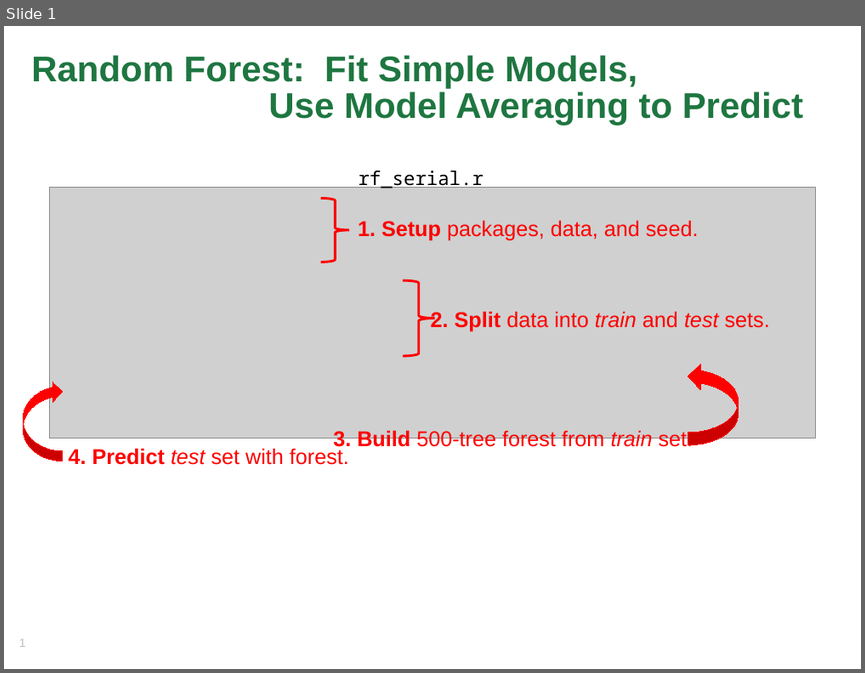
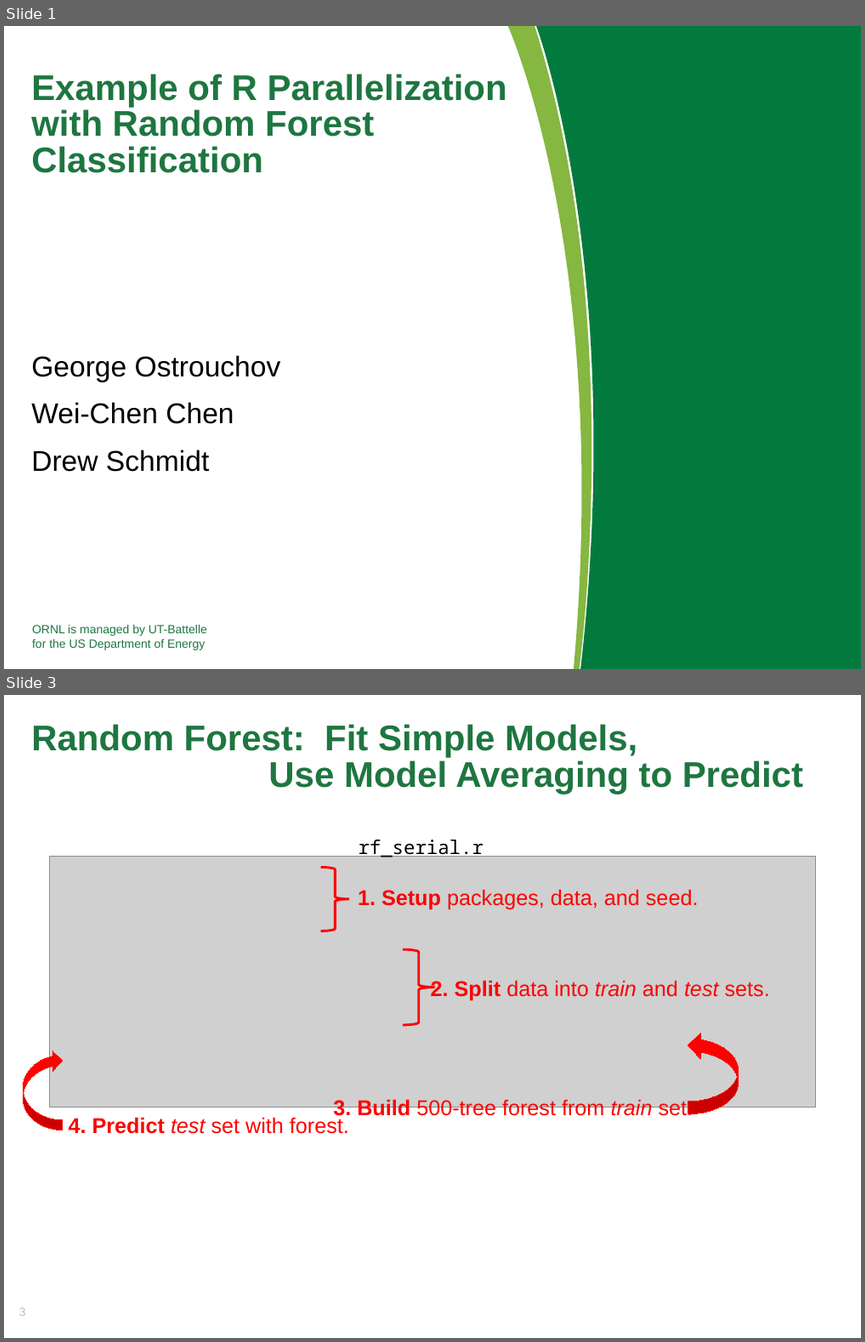
Before and after one commit to go-ski/workshop, a slide deck: Unit3/b_parallel/rf.pptx. Shown one above the other, each under a label of ours: slide 1 before the commit, slides 1 and 3 after it; the slides between them are not shown. The pictures are 865x673 and 865x1342 pixels, drawn with LibreOffice and Linux fonts; fonts in the diff are those of the drawing; grey boxes stand for pictures; background and template pictures are left out. Boxes give left, top, right and bottom in pixels: in the first picture for what was removed or moved away, otherwise in the second. Text is boxed around its words. In the diff, an @@ line names an element or a change of style, - is before the commit and + after.

```diff
--- a/Unit3/b_parallel/rf.pptx
+++ b/Unit3/b_parallel/rf.pptx
@@ slide 1 added at box(4, 26, 861, 669), background #FFFFFF @@
@@ freeform shape added at box(508, 26, 627, 669), fill #85B741 @@
@@ freeform shape added at box(536, 26, 861, 669), fill #027A3E @@
@@ title added at box(31, 74, 507, 173), 30 pt, text #1E7640, bold @@
+Example of R Parallelization with Random Forest Classification
@@ subtitle added at box(31, 355, 281, 471), 24 pt, text #000000 @@
+George Ostrouchov
+Wei-Chen Chen
+Drew Schmidt
@@ text added at box(32, 624, 207, 650), 10 pt, text #1E7640 @@
+ORNL is managed by UT-Battelle
+for the US Department of Energy
@@ what was slide 1 is now slide 3 @@
@@ page number at box(19, 1307, 26, 1315): text changed @@
-1
+3
```
Also in this commit, not shown: 1 other slide added, 1 other file.
